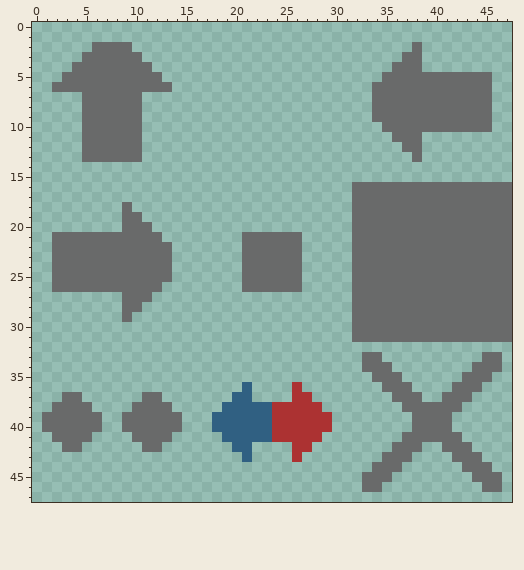
Two states of a pixel-art file, renderer/src/textures/sim_tiles.aseprite. Above is the file before it was changed.
48x48 pixels, 1 frame.
Once edited:
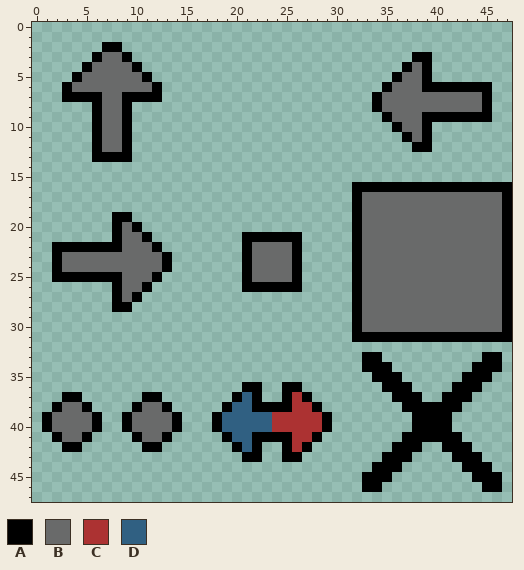
Palette (. is transparent): A #000000  B #696a6a  C #ac3232  D #306082
Changes in this commit:
Changed rows in their new state; - is an unchanged pixel.
first column x 1:
 2 -----.AA.----------------------------.---------
 3 ----.A--A.--------------------------.AA--------
 4 ---.A----A.------------------------.A-A--------
 5 --.A------A.----------------------.A--A......--
 6 -.A--------A.--------------------.A---AAAAAAA--
 7 --AAAA--AAAA---------------------A----------A--
 8 ----.A--A.-----------------------A----------A--
 9 ----.A--A.-----------------------.A---AAAAAAA--
10 ----.A--A.------------------------.A--A......--
11 ----.A--A.-------------------------.A-A--------
12 ----.A--A.--------------------------.AA--------
13 ----.AAAA.---------------------------.---------
16 -------------------------------AAAAAAAAAAAAAAAA
17 -------------------------------A--------------A
18 --------.----------------------A--------------A
19 -------AA.---------------------A--------------A
20 -------A-A.--------------------A--------------A
21 -......A--A.--------AAAAAA-----A--------------A
22 -AAAAAAA---A.-------A----A-----A--------------A
23 -A----------A-------A----A-----A--------------A
24 -A----------A-------A----A-----A--------------A
25 -AAAAAAA---A.-------A----A-----A--------------A
26 -......A--A.--------AAAAAA-----A--------------A
27 -------A-A.--------------------A--------------A
28 -------AA.---------------------A--------------A
29 --------.----------------------A--------------A
30 -------------------------------A--------------A
31 -------------------------------AAAAAAAAAAAAAAAA
33 --------------------------------AA----------AA-
34 --------------------------------AAA--------AAA-
35 ---------------------------------AAA------AAA--
36 --------------------AA--AA--------AAA----AAA---
37 --AA------AA-------A-A--A-A--------AAA--AAA----
38 -A--A----A--A-----A--AAAA--A--------AAAAAA-----
39 A----A--A----A---A----------A--------AAAA------
40 A----A--A----A---A----------A--------AAAA------
41 -A--A----A--A-----A--AAAA--A--------AAAAAA-----
42 --AA------AA-------A-A--A-A--------AAA--AAA----
43 --------------------AA--AA--------AAA----AAA---
44 ---------------------------------AAA------AAA--
45 --------------------------------AAA--------AAA-
46 --------------------------------AA----------AA-
Where, in picture pixels (left, top, right, bottom), the same in both pictures:
changed: (52, 42, 172, 162)
changed: (352, 42, 512, 492)
changed: (52, 202, 172, 322)
changed: (242, 232, 302, 292)
changed: (212, 382, 332, 462)
changed: (42, 392, 182, 452)
